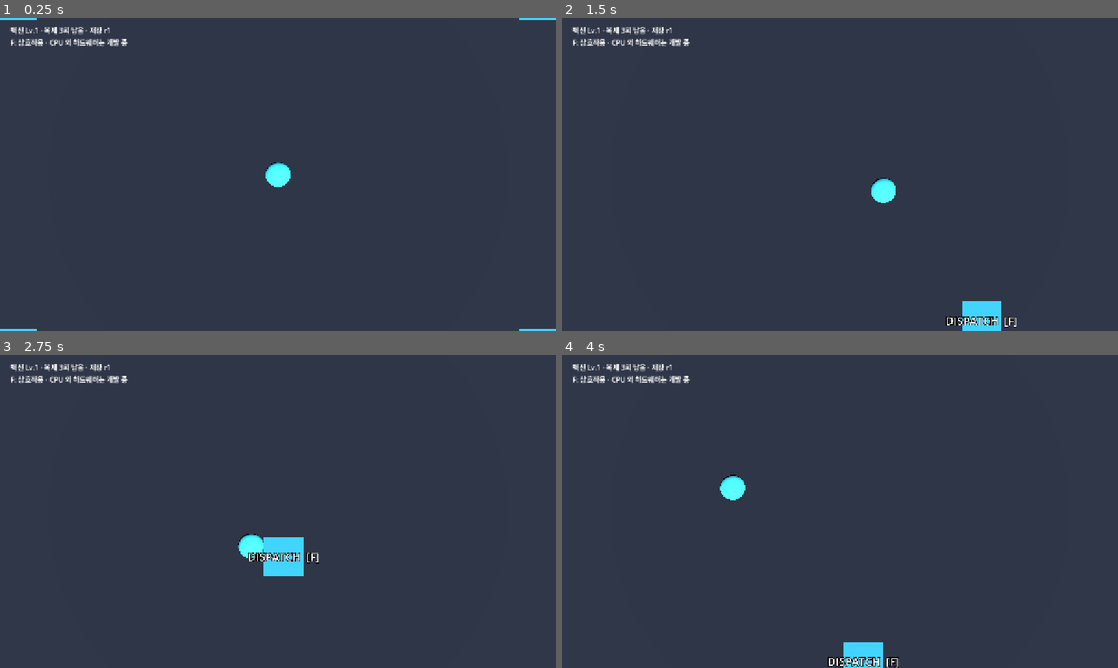
Above: before the commit, frames 1-4 (two rows, left to right).
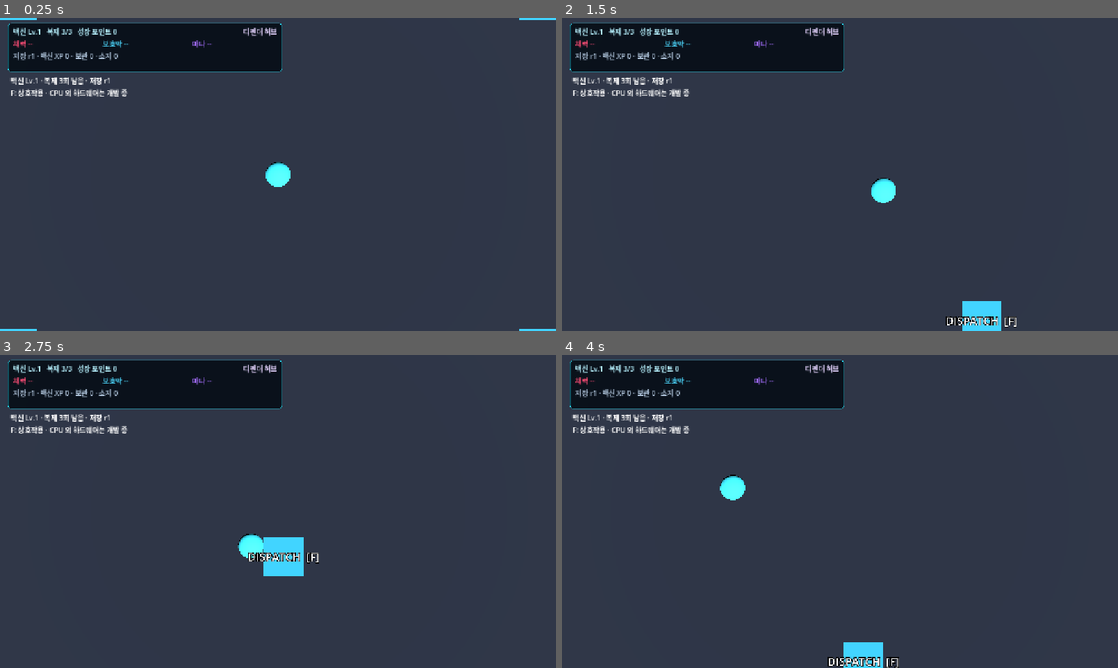
Above: after the commit, the same moments.

Repository: tharu8813/Neon-Void
Game: Godot game, scene res://scenes/rework/integration/rework_pilot.tscn
The game is run twice, just before and just after one commit, with the same random seed, the same clock (stepped at 60 frames per second) and the same inputs. This scene is started directly instead of the project's main scene.
Inputs (mouse positions are in pixels of both pictures, inside the frame that each line leads up to):
- Up to frame 1 (0.25 s): no input
- Up to frame 2 (1.5 s): tap Enter at 0.5 s; move the mouse to (962, 158) at 0.52 s; hold D 0.53-1.28 s; hold Q 0.53-1.28 s; tap Space at 0.77 s; move the mouse to (728, 190) at 1.27 s; hold S from 1.28 s (still down); tap E at 1.35 s
- Up to frame 3 (2.75 s): tap Space at 1.52 s; move the mouse to (333, 442) at 2.02 s; release S at 2.03 s; hold D from 2.03 s (still down); hold R from 2.03 s (still down)
- Up to frame 4 (4 s): move the mouse to (812, 574) at 2.77 s; release D at 2.78 s; release R at 2.78 s; hold W 2.78-3.53 s; tap Shift at 2.85 s; tap Space at 3.02, 3.77 s; move the mouse to (1006, 558) at 3.52 s; hold A from 3.53 s (still down); tap Tab at 3.6 s

The runs differ from the first frame. In frame 1, 8.2% of the frame differs, in the area x 1-51%, y 1-26%; in frame 2, 8.2%; in frame 3, 8.2%; in frame 4, 8.2%.

Commit message:
feat(rework-a): wire live B resources and E-verified progression to tactical HUD

Diff:
--- a/scripts/rework/integration/rework_pilot.gd
+++ b/scripts/rework/integration/rework_pilot.gd
@@ -10,6 +10,7 @@
 const Maps = preload("res://scripts/rework/world/procedural_map.gd")
 const RareBonus = preload("res://scripts/rework/progression/rare_bonus.gd")
 const RecoveryView = preload("res://scripts/rework/integration/pilot_recovery_view.gd")
+const TacticalHUD = preload("res://scripts/rework/ui/pilot_tactical_hud.gd")
 
 @export var slot_id: String = "integration-pilot"
 @export var initial_vaccine_id: String = "pilot-vaccine"
@@ -35,6 +36,8 @@
 var pending_reconciliation: Dictionary = {}
 var recovery_panel: PanelContainer
 var recovery_label: Label
+var tactical_hud: PanelContainer
+var _hud_elapsed: float = 0.0
 
 func _ready() -> void:
     process_mode = Node.PROCESS_MODE_ALWAYS
@@ -77,6 +80,19 @@
     _accept_saved_state(loaded)
     _refresh()
 
+func _process(delta: float) -> void:
+    if tactical_hud == null or world == null:
+        return
+    _hud_elapsed += delta
+    if _hud_elapsed < 0.15:
+        return
+    _hud_elapsed = 0.0
+    var combat: Variant = world.get("combat")
+    if combat != null and str(combat.get("mode")) == "formal":
+        tactical_hud.render_combat_snapshot(combat.actor_snapshot("VACCINE"))
+    else:
+        tactical_hud.render_combat_snapshot({})
+
 func _create_ui() -> void:
     var layer := CanvasLayer.new()
     layer.name = "PilotHUD"
@@ -84,9 +100,11 @@
     add_child(layer)
     var outer := VBoxContainer.new()
     outer.name = "PilotStatus"
-    outer.position = Vector2(24, 16)
+    outer.position = Vector2(24, 132)
     outer.custom_minimum_size = Vector2(480, 80)
     layer.add_child(outer)
+    tactical_hud = TacticalHUD.new()
+    layer.add_child(tactical_hud)
     status_label = Label.new()
     status_label.text = "Neon Void Rework · 저장형 CPU 파일럿"
     outer.add_child(status_label)
@@ -189,6 +207,10 @@
         _halt("save_requires_reconciliation:" + str(loaded.get("reason", "unknown")))
         return
     var saved: Dictionary = loaded.get("snapshot", {})
+    if tactical_hud != null:
+        tactical_hud.render_saved_snapshot(loaded)
+        if frozen:
+            tactical_hud.show_blocked()
     if bool(saved.get("selection_required", false)):
         status_label.text = "백신 최종 파기 · 선택 필요"
         new_vaccine_button.visible = not frozen
@@ -610,6 +632,8 @@
 
 func _halt(reason: String) -> void:
     frozen = true
+    if tactical_hud != null:
+        tactical_hud.show_blocked()
     if message_label != null:
         message_label.text = "저장 안전 정지: " + reason
     if offer_panel != null:
